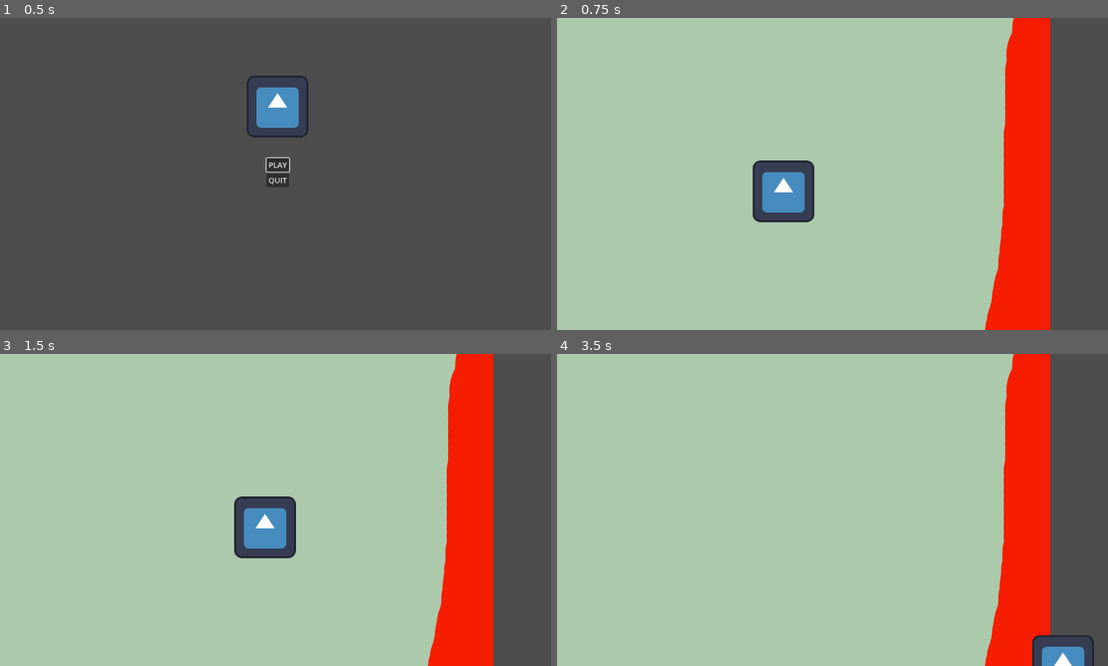
Above: before the commit, frames 1-4 (two rows, left to right).
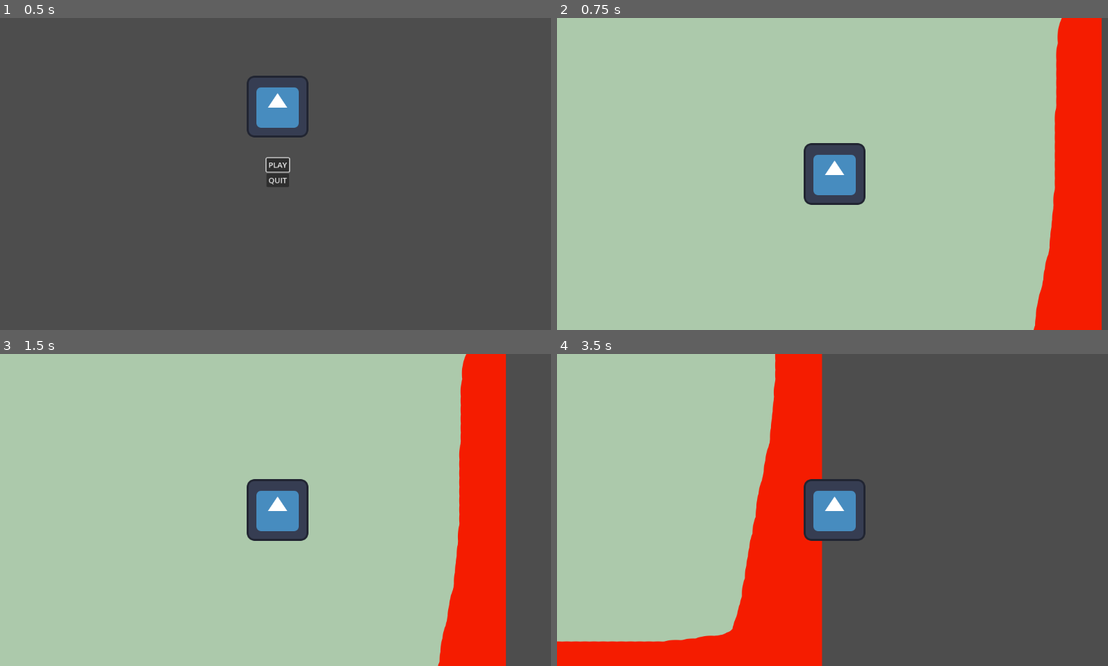
Above: after the commit, the same moments.

Repository: Laroustine/Global-GameJam_2024
Game: Godot game, scene res://menu/menu.tscn
Two runs of this game, one before a commit and one after it. Both use one fixed random seed, a clock stepped at 60 frames per second and the inputs below. The engine's default icon, where the game draws it, is replaced by a stand-in: a white triangle on a blue panel in a dark square.
Inputs:
- Up to frame 1 (0.5 s): no input
- Up to frame 2 (0.75 s): click "PLAY" at 0.5 s
- Up to frame 3 (1.5 s): tap Enter at 1.25 s; hold Right (ui_right) from 1.28 s (still down)
- Up to frame 4 (3.5 s): release Right (ui_right) at 2.03 s; hold Down (ui_down) 2.03-2.78 s; hold Right (ui_right) from 2.78 s (still down)

Frame 1 is identical in both runs. In frame 2, 22% of the frame differs, in the area x 35-99%, y 0-100%; in frame 3, 7.1%; in frame 4, 57%, in the area x 0-98%, y 0-100%.

Commit message:
added analog support to movement and camera follows player

Diff:
--- a/player/Player.gd
+++ b/player/Player.gd
@@ -1,24 +1,19 @@
 extends Area2D
 
-@export var speed = 400
-var screen_size
+@export var speed:int = 400
+@export var map_size:Vector2 = Vector2(2048,2048)
 
 # Called when the node enters the scene tree for the first time.
 func _ready():
-	screen_size = get_viewport_rect().size
-
+	pass
 
 # Called every frame. 'delta' is the elapsed time since the previous frame.
 func _process(delta):
-	var velocity = Vector2.ZERO
-	if Input.is_action_pressed("ui_right"):
-		velocity.x += 1
-	if Input.is_action_pressed("ui_left"):
-		velocity.x -= 1
-	if Input.is_action_pressed("ui_down"):
-		velocity.y += 1
-	if Input.is_action_pressed("ui_up"):
-		velocity.y -= 1
+	pass
+
+func _physics_process(delta):
+	# returns the direction with analog support
+	var velocity = Input.get_vector("ui_left", "ui_right", "ui_up", "ui_down")
 
 	if velocity.length() > 0:
 		velocity = velocity.normalized() * speed
@@ -26,5 +21,6 @@
 	else:
 		$AnimatedSprite2D.stop()
 
+
 	position += velocity * delta
-	position = position.clamp(Vector2.ZERO, screen_size)
+	#position = position.clamp(Vector2.ZERO, map_size)
--- a/player/Player.tscn
+++ b/player/Player.tscn
@@ -25,3 +25,5 @@
 
 [node name="CollisionShape2D" type="CollisionShape2D" parent="."]
 shape = SubResource("RectangleShape2D_pws2n")
+
+[node name="Camera2D" type="Camera2D" parent="."]
